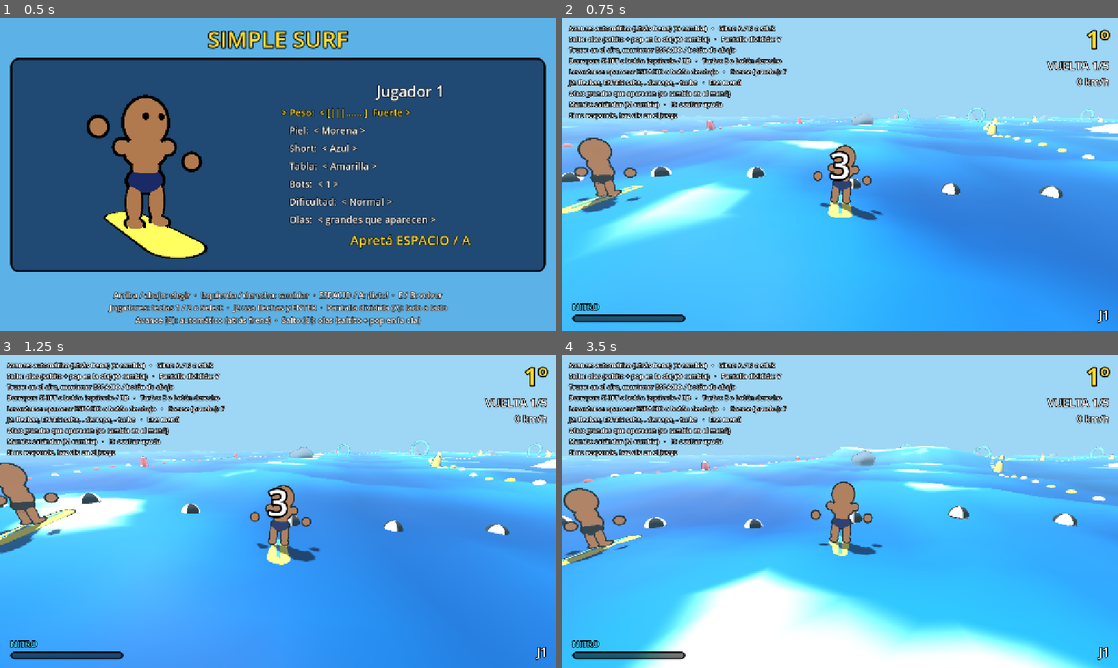
Above: before the commit, frames 1-4 (two rows, left to right).
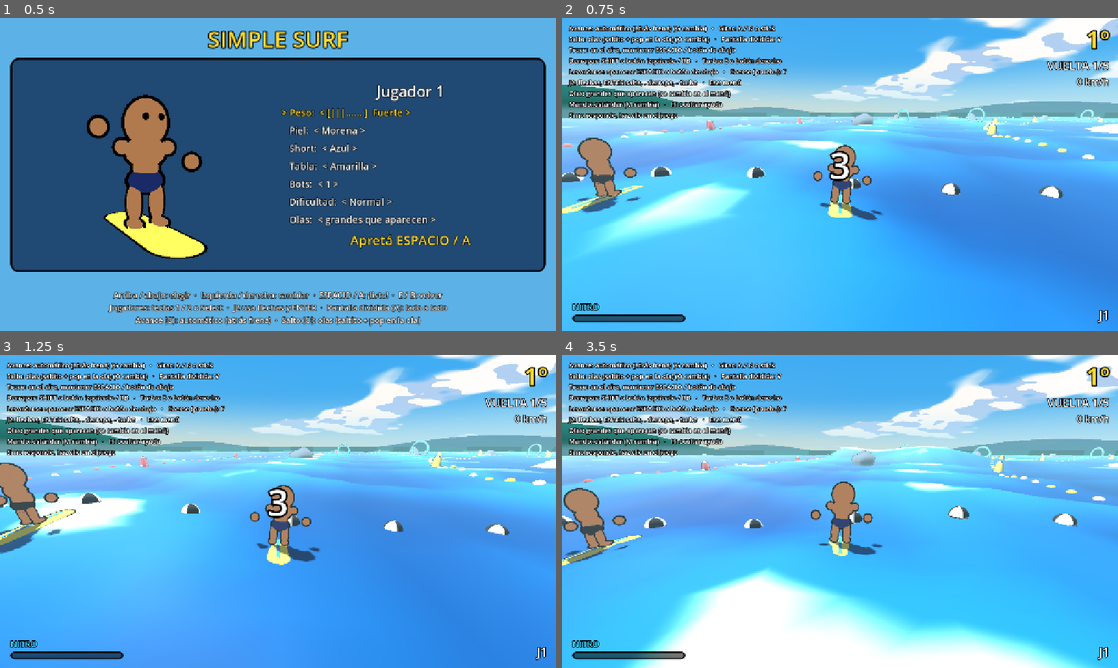
Above: after the commit, the same moments.

Repository: asimplesurfer/simplesurf
Game: Godot game, scene res://ui/menus/character_select.tscn
The game is run twice, just before and just after one commit, with the same random seed, the same clock (stepped at 60 frames per second) and the same inputs.
Inputs (mouse positions are in pixels of both pictures, inside the frame that each line leads up to):
- Up to frame 1 (0.5 s): no input
- Up to frame 2 (0.75 s): tap Enter at 0.5 s; move the mouse to (962, 158) at 0.52 s; hold D (p1_right) from 0.53 s (still down); hold Space (p1_a) from 0.53 s (still down); click (962, 158) at 0.67 s
- Up to frame 3 (1.25 s): keep holding D (p1_right); keep holding Space (p1_a)
- Up to frame 4 (3.5 s): release D (p1_right) at 1.25 s; release Space (p1_a) at 1.25 s; drag from (728, 527) to (812, 574) at 1.27 s; move the mouse to (895, 442) at 2.02 s; hold D (p1_right) 2.03-2.75 s; tap Shift (p1_drift) at 2.1 s; drag from (812, 574) to (673, 464) at 2.77 s

Frame 1 is identical in both runs. In frame 2, 22% of the frame differs, in the area x 0-100%, y 0-33%; in frame 3, 21%; in frame 4, 22%.

Commit message:
Cielo tropical procedural (sol, nubes toon, islas volcánicas)
Co-Authored-By: Claude Opus 5.5 <noreply@anthropic.com>
Claude-Session: https://claude.ai/code/session_0158oNfJa2g5qsqyuATh8Mjh

Diff:
--- a/main.tscn
+++ b/main.tscn
@@ -6,15 +6,25 @@
 [ext_resource type="Script" path="res://core/race/race_manager.gd" id="4_race"]
 [ext_resource type="Script" path="res://ui/split_screen/split_screen.gd" id="5_split"]
 [ext_resource type="Script" path="res://ui/race/results_panel.gd" id="6_results"]
+[ext_resource type="Shader" path="res://world/sky/tropical_sky.gdshader" id="7_sky"]
+
+[sub_resource type="ShaderMaterial" id="ShaderMaterial_sky"]
+shader = ExtResource("7_sky")
+
+[sub_resource type="Sky" id="Sky_tropical"]
+sky_material = SubResource("ShaderMaterial_sky")
+radiance_size = 0
 
 [sub_resource type="Environment" id="Environment_sea"]
-background_mode = 1
-background_color = Color(0.62, 0.84, 0.96, 1)
+background_mode = 2
+sky = SubResource("Sky_tropical")
 ambient_light_source = 2
 ambient_light_color = Color(0.75, 0.88, 1, 1)
 ambient_light_energy = 0.45
+reflected_light_source = 1
 fog_enabled = true
-fog_light_color = Color(0.62, 0.84, 0.96, 1)
+fog_light_color = Color(0.7, 0.9, 0.98, 1)
+fog_sky_affect = 0.0
 fog_density = 0.008
 
 [node name="Main" type="Node3D"]
--- a/tests/run_tests.gd
+++ b/tests/run_tests.gd
@@ -69,6 +69,15 @@
 	_waves.enabled = false
 	_water.clear_swells()
 	_rider.trick_landed.connect(func(_spins: int) -> void: _tricks_landed += 1)
+
+	var world_env := _main.get_node("WorldEnvironment") as WorldEnvironment
+	var env := world_env.environment
+	_check(
+		env.background_mode == Environment.BG_SKY and env.sky != null
+		and (env.sky.sky_material as ShaderMaterial).shader.resource_path.ends_with("tropical_sky.gdshader"),
+		"el cielo es el tropical"
+	)
+	_check(env.fog_sky_affect == 0.0, "la niebla no tapa el cielo")
 
 	_test_pad_layouts()
 	await _test_race_start()
--- /dev/null
+++ b/world/sky/tropical_sky.gdshader
@@ -0,0 +1,127 @@
+// Cielo tropical (estilo Hawái), todo procedural:
+// degradé turquesa, brillo cálido en el horizonte, sol con halo, nubes tipo
+// cúmulo de dos tonos (estilo toon, como los personajes) que se mueven
+// despacio, e islas volcánicas en el horizonte.
+shader_type sky;
+
+uniform vec3 zenith_color : source_color = vec3(0.05, 0.38, 0.82);
+uniform vec3 sky_color : source_color = vec3(0.25, 0.68, 0.96);
+// Igual al color de la niebla del Environment, para que no se note el borde.
+uniform vec3 horizon_color : source_color = vec3(0.70, 0.90, 0.98);
+uniform vec3 glow_color : source_color = vec3(1.0, 0.80, 0.55);
+uniform vec3 sun_color : source_color = vec3(1.0, 0.96, 0.82);
+uniform vec3 cloud_color : source_color = vec3(1.0, 1.0, 1.0);
+uniform vec3 cloud_shade : source_color = vec3(0.70, 0.82, 0.95);
+uniform vec3 cloud_warm : source_color = vec3(1.0, 0.90, 0.78);
+uniform vec3 island_color : source_color = vec3(0.13, 0.38, 0.36);
+uniform vec3 island_far_color : source_color = vec3(0.38, 0.62, 0.70);
+uniform vec3 ocean_color : source_color = vec3(0.06, 0.38, 0.62);
+uniform float cloud_coverage : hint_range(0.0, 1.0) = 0.48;
+uniform float cloud_speed = 0.008;
+
+float hash(vec2 p) {
+	p = fract(p * vec2(123.34, 456.21));
+	p += dot(p, p + 45.32);
+	return fract(p.x * p.y);
+}
+
+float noise(vec2 p) {
+	vec2 i = floor(p);
+	vec2 f = fract(p);
+	vec2 u = f * f * (3.0 - 2.0 * f);
+	float a = hash(i);
+	float b = hash(i + vec2(1.0, 0.0));
+	float c = hash(i + vec2(0.0, 1.0));
+	float d = hash(i + vec2(1.0, 1.0));
+	return mix(mix(a, b, u.x), mix(c, d, u.x), u.y);
+}
+
+float fbm(vec2 p) {
+	float v = 0.0;
+	float a = 0.5;
+	for (int i = 0; i < 4; i++) {
+		v += a * noise(p);
+		p = p * 2.03 + vec2(17.1, 9.7);
+		a *= 0.5;
+	}
+	return v;
+}
+
+// Un volcán: cono redondeado centrado en el azimut c, de ancho w y alto h.
+float volcano(float az, float c, float w, float h) {
+	float d = abs(mod(az - c + 3.14159265, 6.28318531) - 3.14159265) / w;
+	return h * pow(max(1.0 - d * d, 0.0), 1.6);
+}
+
+void sky() {
+	vec3 d = normalize(EYEDIR);
+	float y = d.y;
+	vec3 sd = LIGHT0_ENABLED ? normalize(LIGHT0_DIRECTION) : normalize(vec3(0.3, 0.6, 0.5));
+
+	// Degradé: horizonte claro -> celeste -> turquesa profundo arriba.
+	float t = max(y, 0.0);
+	vec3 col = mix(horizon_color, sky_color, smoothstep(0.0, 0.22, t));
+	col = mix(col, zenith_color, smoothstep(0.22, 0.95, t));
+
+	// Brillo cálido en el horizonte, más fuerte del lado del sol.
+	vec2 dxz = d.xz / max(length(d.xz), 0.0001);
+	vec2 sxz = sd.xz / max(length(sd.xz), 0.0001);
+	float toward_sun = max(dot(dxz, sxz), 0.0);
+	float glow = exp(-t * 10.0) * (0.25 + 0.75 * toward_sun * toward_sun);
+	col = mix(col, glow_color, glow * 0.4);
+
+	// Sol: halo suave.
+	float sdot = max(dot(d, sd), 0.0);
+	col += sun_color * (pow(sdot, 90.0) * 0.6 + pow(sdot, 10.0) * 0.12);
+
+	// Nubes: proyectadas sobre un "techo" plano, más chicas hacia el horizonte.
+	if (y > 0.0) {
+		vec2 uv = d.xz / (y + 0.15);
+		uv += TIME * cloud_speed * vec2(1.0, 0.35) * 10.0;
+		vec2 p = uv * 0.9;
+		float n = fbm(p);
+		float lim = 1.0 - cloud_coverage;
+		float density = smoothstep(lim, lim + 0.06, n);
+		// Lado iluminado: comparar con la nube corrida hacia el sol.
+		float n_sun = fbm(p + sxz * 0.18);
+		float lit = step(n_sun, n + 0.015);
+		vec3 c = mix(cloud_shade, cloud_color, lit);
+		// Borde cálido del lado del sol.
+		c = mix(c, cloud_warm, toward_sun * lit * 0.25);
+		// Se desvanecen bajando al horizonte (bruma).
+		float fade = smoothstep(0.0, 0.18, y);
+		c = mix(horizon_color, c, 0.35 + 0.65 * fade);
+		col = mix(col, c, density * smoothstep(0.0, 0.04, y));
+	}
+
+	// Disco del sol (encima de las nubes, como en un dibujo).
+	col = mix(col, sun_color * 1.25, smoothstep(0.9991, 0.9995, sdot));
+
+	// Islas volcánicas en el horizonte: unas cerca y oscuras, otras lejos y con bruma.
+	float az = atan(d.x, d.z);
+	float ripple = (noise(vec2(az * 22.0, 0.0)) - 0.5) * 0.004;
+	float near_h = max(max(
+		volcano(az, 0.9, 0.42, 0.075),
+		volcano(az, 1.25, 0.25, 0.045)),
+		volcano(az, -2.3, 0.5, 0.06)) + ripple;
+	float far_h = max(max(max(
+		volcano(az, 2.4, 0.6, 0.05),
+		volcano(az, -0.7, 0.35, 0.035)),
+		volcano(az, -1.6, 0.3, 0.028)),
+		volcano(az, 0.35, 0.22, 0.022)) + ripple * 0.5;
+	if (y > -0.02 && y < far_h) {
+		col = mix(col, island_far_color, 0.85);
+	}
+	if (y > -0.02 && y < near_h) {
+		// Más claro arriba (sol) y con bruma abajo.
+		vec3 ic = mix(island_color, island_color * 1.35, smoothstep(0.0, near_h, y));
+		col = mix(horizon_color, ic, 0.55 + 0.45 * smoothstep(0.0, 0.03, y));
+	}
+
+	// Debajo del horizonte: mar que se funde con la bruma.
+	if (y < -0.02) {
+		col = mix(horizon_color, ocean_color, smoothstep(-0.02, -0.25, y));
+	}
+
+	COLOR = col;
+}
Not shown: 1 places in main.tscn that only renumber resources
